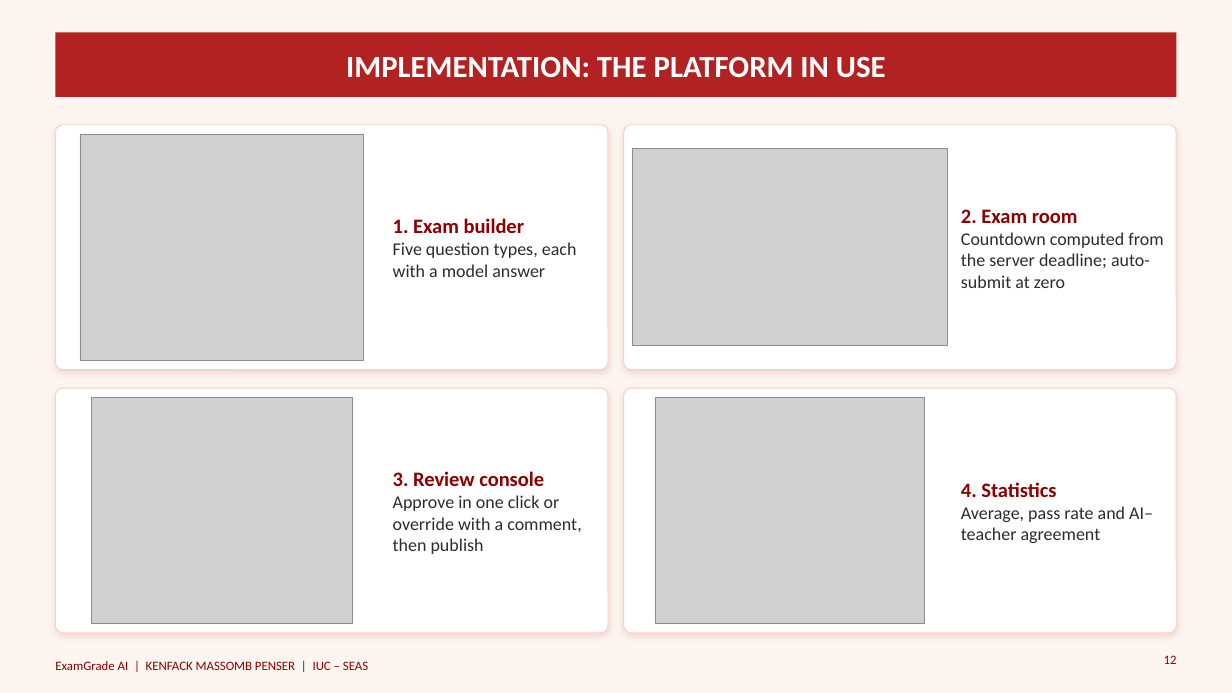
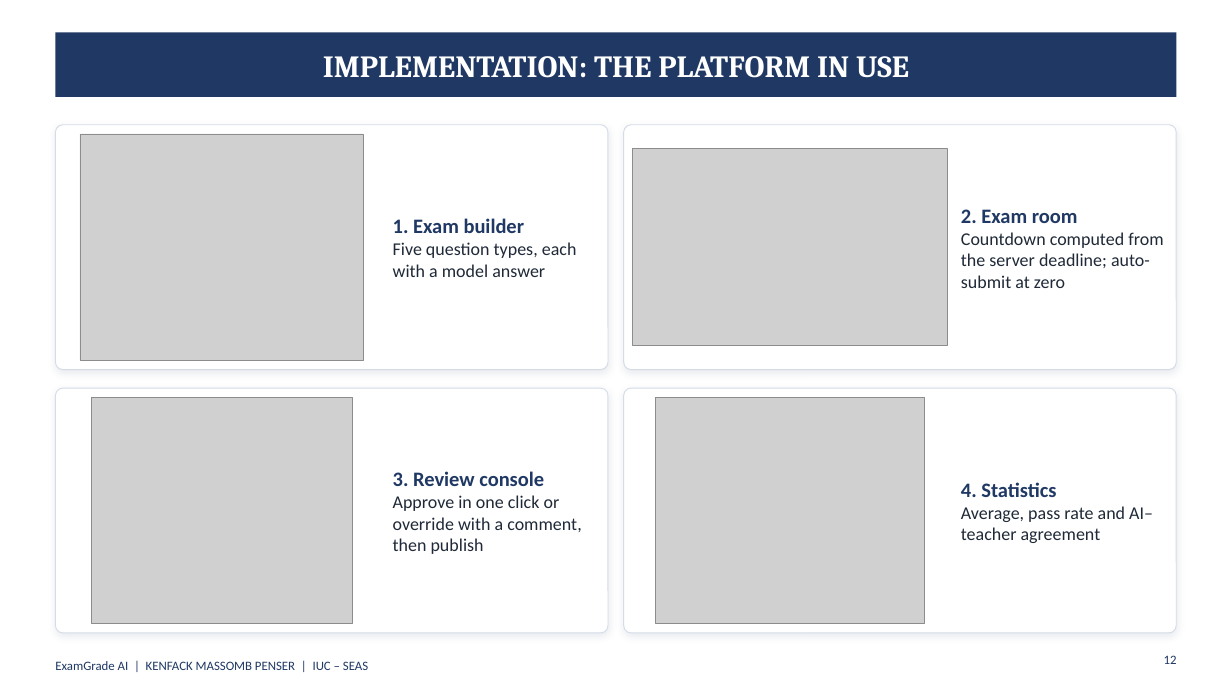
Before and after one commit to penser-kenfack/central, a slide deck: slide 12 of presentations/ExamGrade_AI_Defence_v2.pptx. Drawn at 1232x693 pixels with LibreOffice and Linux fonts; fonts in the diff are those of the drawing; grey boxes stand for pictures. Boxes give left, top, right and bottom in pixels: in the first picture for what was removed or moved away, otherwise in the second. Text is boxed around its words. In the diff, an @@ line names an element or a change of style, - is before the commit and + after.

```diff
--- a/presentations/ExamGrade_AI_Defence_v2.pptx
+++ b/presentations/ExamGrade_AI_Defence_v2.pptx
@@ background #FDF6F0 to #FFFFFF @@
@@ title "IMPLEMENTATION: THE PLATFORM IN USE" at box(323, 56, 909, 78): font Calibri to Cambria @@
@@ rectangle at box(55, 32, 1177, 97): fill #B22222 to #1F3864 @@
@@ text "1. Exam builder" at box(393, 218, 577, 277): text colour #8B0000 to #1F3864 in "1. Exam builder"; text colour #2C2C2C to #1F2937 in "Five question types, each with a model ..." @@
@@ text "2. Exam room" at box(961, 209, 1163, 288): text colour #8B0000 to #1F3864 in "2. Exam room"; text colour #2C2C2C to #1F2937 in "Countdown computed from the server deadline; auto-submit ..." @@
@@ outline #FFCCCC 0.75 pt to #D5DCE8 0.75 pt; shadow changed in 4 elements at box(55, 125, 608, 370), box(624, 125, 1177, 370), box(55, 388, 608, 633), box(624, 388, 1177, 633) @@
@@ text "3. Review console" at box(393, 471, 581, 554): text colour #8B0000 to #1F3864 in "3. Review console"; text colour #2C2C2C to #1F2937 in "Approve in one click or override with ..." @@
@@ text "4. Statistics" at box(961, 482, 1153, 543): text colour #8B0000 to #1F3864 in "4. Statistics"; text colour #2C2C2C to #1F2937 in "Average, pass rate and AI–teacher agreement" @@
@@ text "ExamGrade AI | KENFACK MASSOMB ..." at box(55, 661, 368, 670): text colour #8B0000 to #1F3864 @@
@@ page number at box(1164, 655, 1177, 664): text colour #8B0000 to #1F3864 @@
```
Also in this commit, not shown: 14 other slides changed.
